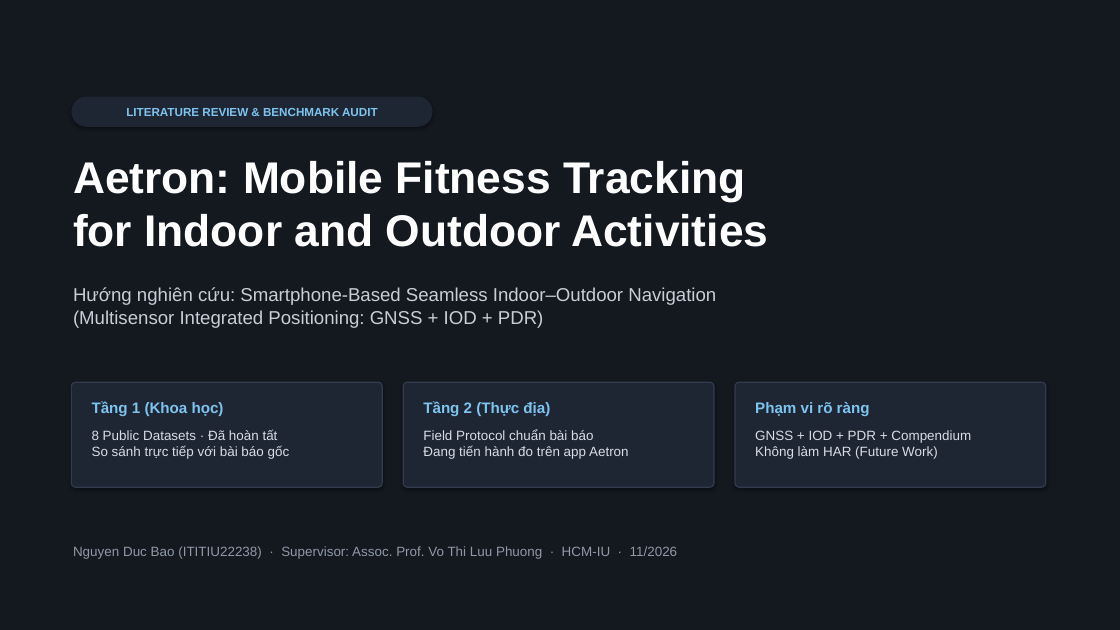
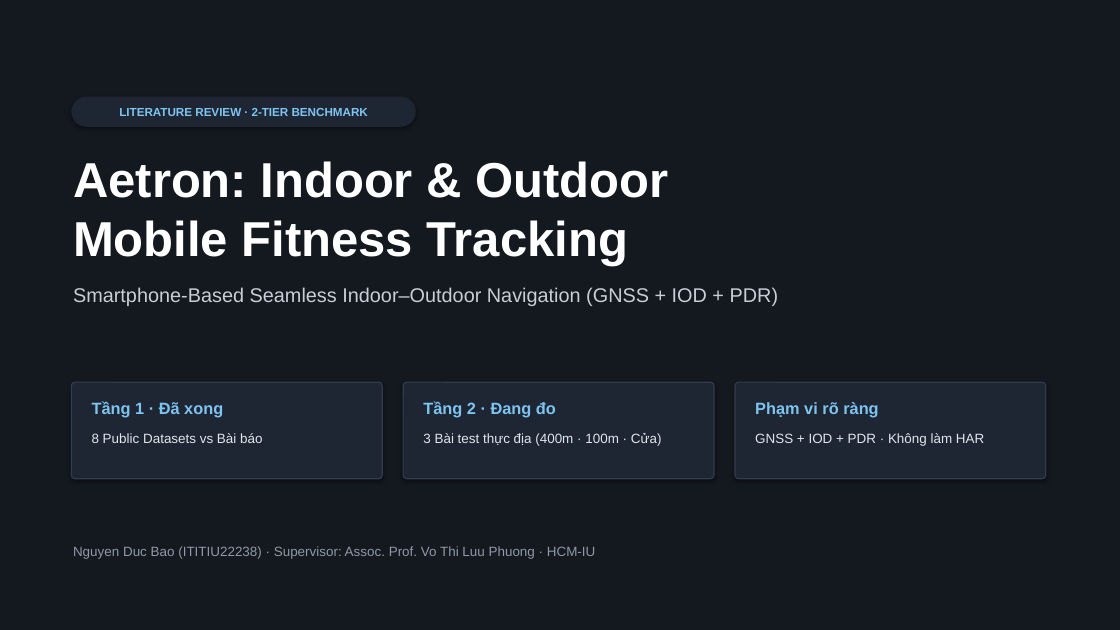
Before and after one commit to DB-Ducbao113/Aetron, a slide deck: slide 1 of docs/thesis_overleaf/Aetron_Literature_Review.pptx. Drawn at 1120x630 pixels with LibreOffice and Linux fonts; fonts in the diff are those of the drawing. Boxes give left, top, right and bottom in pixels: in the first picture for what was removed or moved away, otherwise in the second. Text is boxed around its words. In the diff, an @@ line names an element or a change of style, - is before the commit and + after.

```diff
--- a/docs/thesis_overleaf/Aetron_Literature_Review.pptx
+++ b/docs/thesis_overleaf/Aetron_Literature_Review.pptx
@@ rounded rectangle "LITERATURE REVIEW · 2-TIER BENCHMARK": place and size @@
-rounded rectangle "LITERATURE REVIEW · 2-TIER BENCHMARK" at [71,97,433,127]
+rounded rectangle "LITERATURE REVIEW · 2-TIER BENCHMARK" at [71,97,416,127]
@@ text in rounded rectangle at [119,108,368,116]: text changed @@
-LITERATURE REVIEW & BENCHMARK AUDIT
+LITERATURE REVIEW · 2-TIER BENCHMARK
@@ text at [73,161,669,266]: text changed; size 38 to 42 pt @@
-Aetron: Mobile Fitness Tracking
-for Indoor and Outdoor Activities
+Aetron: Indoor & Outdoor
+Mobile Fitness Tracking
@@ text at [73,287,779,306]: text changed; size 16 to 17 pt @@
-Hướng nghiên cứu: Smartphone-Based Seamless Indoor–Outdoor Navigation
-(Multisensor Integrated Positioning: GNSS + IOD + PDR)
+Smartphone-Based Seamless Indoor–Outdoor Navigation (GNSS + IOD + PDR)
@@ rounded rectangle: place and size @@
-rounded rectangle at [71,382,382,487]
+rounded rectangle at [71,382,382,479]
@@ rounded rectangle: place and size @@
-rounded rectangle at [403,382,714,487]
+rounded rectangle at [403,382,714,479]
@@ rounded rectangle: place and size @@
-rounded rectangle at [735,382,1046,487]
+rounded rectangle at [735,382,1046,479]
@@ text at [92,401,223,418]: text changed; size 13 to 14 pt @@
-Tầng 1 (Khoa học)
+Tầng 1 · Đã xong
@@ text at [423,401,556,418]: text changed; size 13 to 14 pt @@
-Tầng 2 (Thực địa)
+Tầng 2 · Đang đo
@@ text "Phạm vi rõ ràng" at [755,402,878,418]: size 13 to 14 pt @@
@@ text at [92,433,262,443]: text changed; text colour #D8DDE5 to #E0E5EC @@
-8 Public Datasets · Đã hoàn tất
-So sánh trực tiếp với bài báo gốc
+8 Public Datasets vs Bài báo
@@ text at [423,433,662,446]: text changed; text colour #D8DDE5 to #E0E5EC @@
-Field Protocol chuẩn bài báo
-Đang tiến hành đo trên app Aetron
+3 Bài test thực địa (400m · 100m · Cửa)
@@ text at [755,433,984,446]: text changed; text colour #D8DDE5 to #E0E5EC @@
-GNSS + IOD + PDR + Compendium
-Không làm HAR (Future Work)
+GNSS + IOD + PDR · Không làm HAR
@@ text at [73,546,596,559]: text changed @@
-Nguyen Duc Bao (ITITIU22238) · Supervisor: Assoc. Prof. Vo Thi Luu Phuong · HCM-IU · 11/2026
+Nguyen Duc Bao (ITITIU22238) · Supervisor: Assoc. Prof. Vo Thi Luu Phuong · HCM-IU
```
Also in this commit, not shown: 9 other slides changed, 5 other files.
